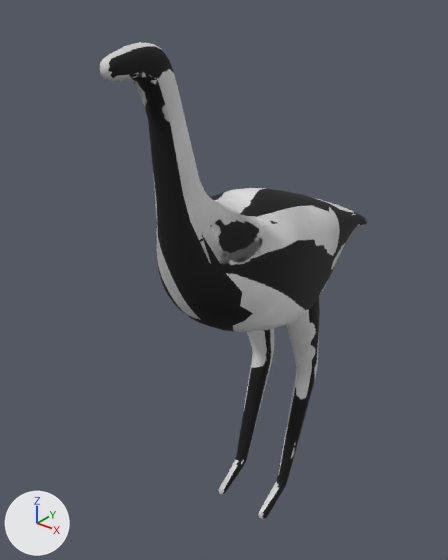
An edit to the glTF model assets/models/creature_strider.glb, drawn before and after from the same camera.
One viewpoint serves both versions: a camera (50 mm lens) standing at (1.081, -1.568, 1.88) and looking at (-0.099, -0.093, 0.965). Arrows for +X, +Y and +Z are at lower left; the lights stay in place. The first picture is the older version. Objects named as collision shapes, trigger or cutter boxes, shadow casters or lower levels of detail are left out. Vertices at exactly the same position are counted once.

Before the edit, the objects in view are built like this:
```python
me_strider_base_001 = bpy.data.meshes.new('strider_base.001')
me_strider_base_001.from_pydata(...)  # 1602 vertices, 3200 faces; spans x -0.22..0.21, y -0.64..0.58, z 0.01..1.75
me_strider_base_001.materials.append(mat_strider)
ob_strider_lod0 = bpy.data.objects.new('strider_lod0', me_strider_base_001)
ob_strider_lod0.location = (0.0, 0.0, 0.0)
```
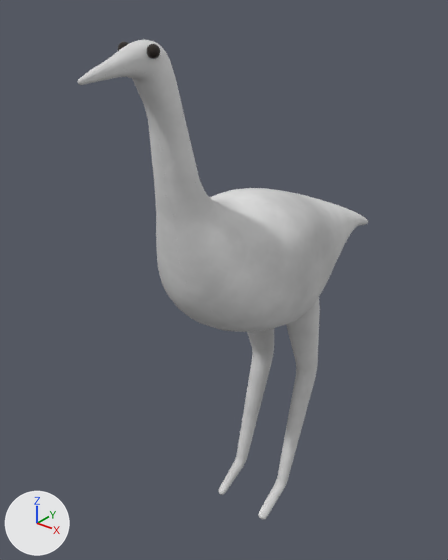
Boxes (x1, y1, x2, y2) around the edits, measured in the pictures (448 x 560 px; the box of a moved part takes in the faces that stretch with it):
```json
{"object": "strider_lod0", "change": "reshaped", "before": [99, 42, 368, 519], "after": [78, 39, 368, 519], "on screen": "8% wider"}
{"part": 1, "of": "me_strider_base_001", "change": "added", "after": [118, 41, 129, 51]}
{"part": 2, "of": "me_strider_base_001", "change": "moved or reshaped", "before": [99, 42, 367, 478], "after": [78, 39, 367, 478]}
{"part": 3, "of": "me_strider_base_001", "change": "moved or reshaped", "before": [219, 385, 307, 519], "after": [218, 390, 301, 519]}
{"part": 4, "of": "me_strider_base_001", "change": "surface changed", "before": [104, 45, 367, 518], "after": [90, 44, 367, 518], "on screen": "lighter"}
```

The change, as JSON lines over the scene's bpy script:
```json
{"op": "add", "block": "mat_eye", "code": ["mat_eye = principled_material('eye')", "mat_eye.base_color = (0.02, 0.014, 0.01)  # black #271f19", "mat_eye.roughness = 0.05"]}
{"block": "me_strider_base_001", "where": "# used by ob_strider_lod0; location = (0.0, 0.0, 0.0)"}
{"op": "remove", "block": "me_strider_base_001", "code": "me_strider_base_001.from_pydata(...)  # 1602 vertices, 3200 faces; spans x -0.22..0.21, y -0.64..0.58, z 0.01..1.75"}
{"op": "add", "block": "me_strider_base_001", "code": "me_strider_base_001.from_pydata(...)  # 1774 vertices, 3536 faces; spans x -0.22..0.21, y -0.7..0.57, z 0.01..1.76"}
{"block": "me_strider_base_001", "change": "me_strider_base_001 part 1: a new loose piece, a UV sphere (12 segments, 8 rings, poles along z) spanning x -0.062..-0.03, y -0.541..-0.509, z 1.719..1.751, in mat_eye (black #271f19)"}
{"block": "me_strider_base_001", "change": "me_strider_base_001 part 2: 54 vertices moved from x -0.12..0.14, y -0.63..0.44, z 0.48..1.74 to x -0.12..0.14, y -0.7..0.44, z 0.48..1.74; 162 vertices removed from x -0.17..0.16, y -0.64..0.57, z 0.48..1.75; 252 vertices added at x -0.16..0.12, y -0.7..0.56, z 0.47..1.76"}
{"block": "me_strider_base_001", "change": "me_strider_base_001 part 3: 17 vertices moved within x -0.11..0.11, y -0.12..0.04, z 0.02..0.15; 5 vertices removed from x -0.09..0.11, y -0.11..0.02, z 0.02..0.12; 1 vertex added at x 0.08, y 0.02, z 0.11"}
{"block": "me_strider_base_001", "change": "me_strider_base_001 part 4: 2317 kept faces spanning x -0.22..0.21, y -0.67..0.57, z 0.01..1.75 get new texture (UV) coordinates"}
{"op": "add", "block": "me_strider_base_001", "code": "me_strider_base_001.materials.append(mat_eye)  # black #271f19"}
```
